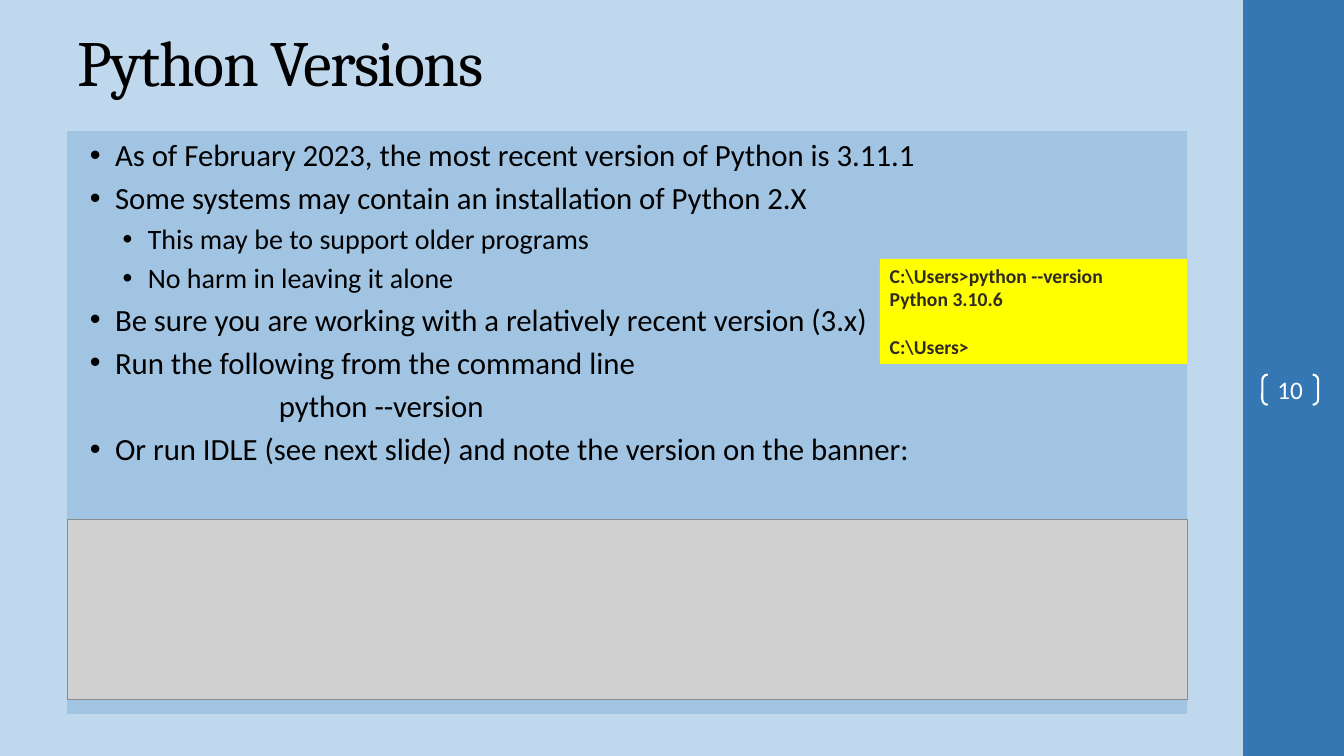
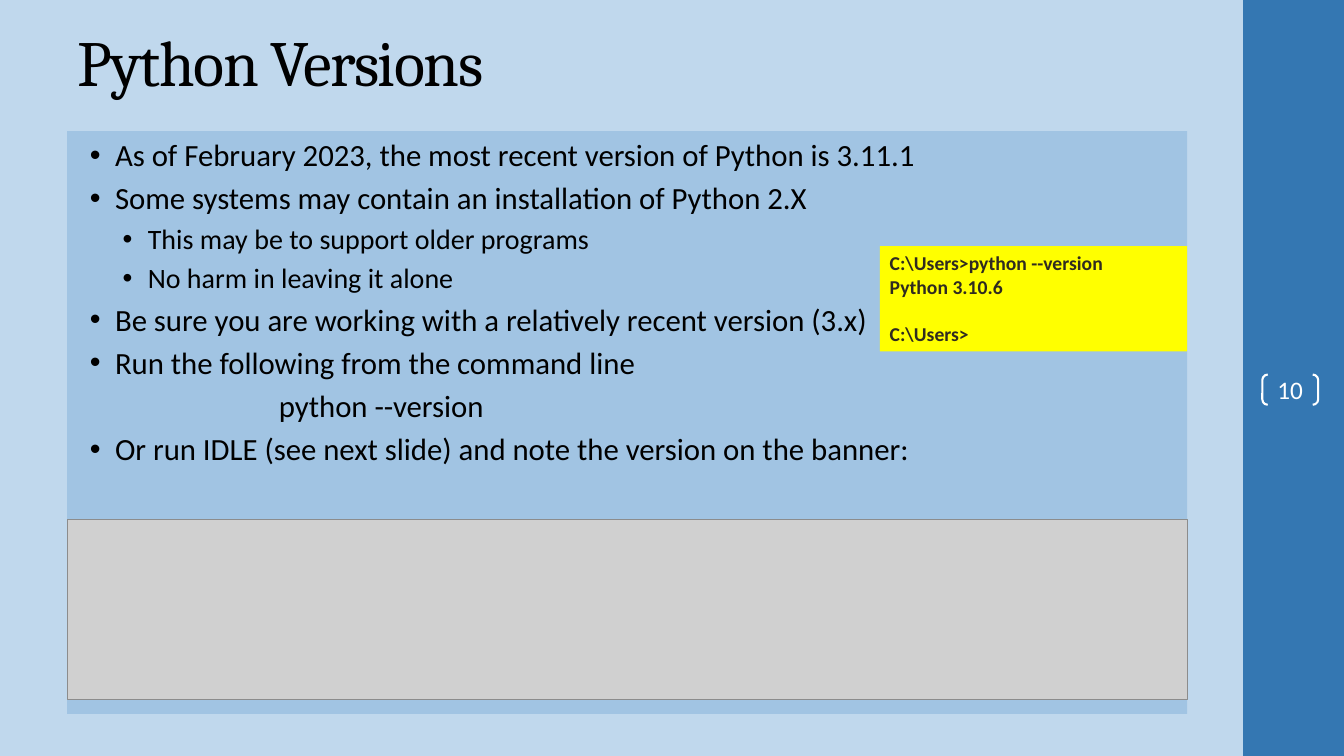
Before and after one commit to ProfSingletary/2023SpringNetworkScripting5Fridays, a slide deck: slide 10 of Day1.pptx. Drawn at 1344x756 pixels with LibreOffice and Linux fonts; fonts in the diff are those of the drawing; grey boxes stand for pictures; background and template pictures are left out. Boxes give left, top, right and bottom in pixels: in the first picture for what was removed or moved away, otherwise in the second. Text is boxed around its words. In the diff, an @@ line names an element or a change of style, - is before the commit and + after.

```diff
--- a/Day1.pptx
+++ b/Day1.pptx
@@ rectangle "C:\Users>python --version": place and size @@
-rectangle "C:\Users>python --version" at [880,259,1188,364]
+rectangle "C:\Users>python --version" at [880,246,1188,351]
```
Also in this commit, not shown: 14 other slides changed, 2 other files.
